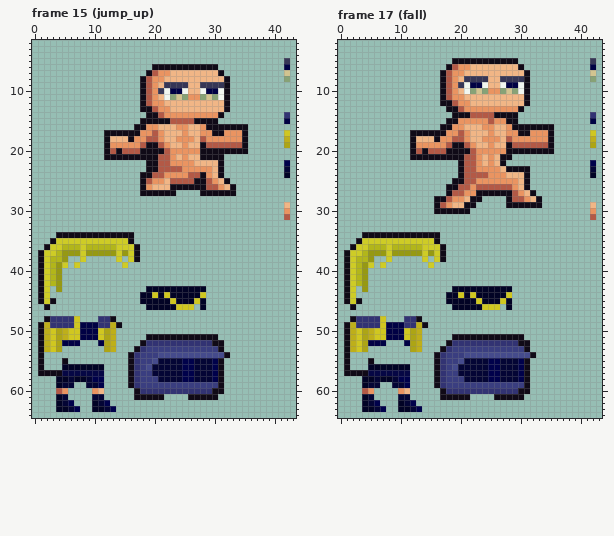
Pixel-art file, stored at gamedev.tv/character/Aula02/BKWSisterAnimation_wIndexed.aseprite. That is the earlier state.
48x80 pixels, 24 frames. Shown: frame 15 (jump_up): x 0..43, y 2..64; frame 17 (fall): x 0..43, y 2..64. The commit also changed other frames, which this record leaves out.
Now the later version:
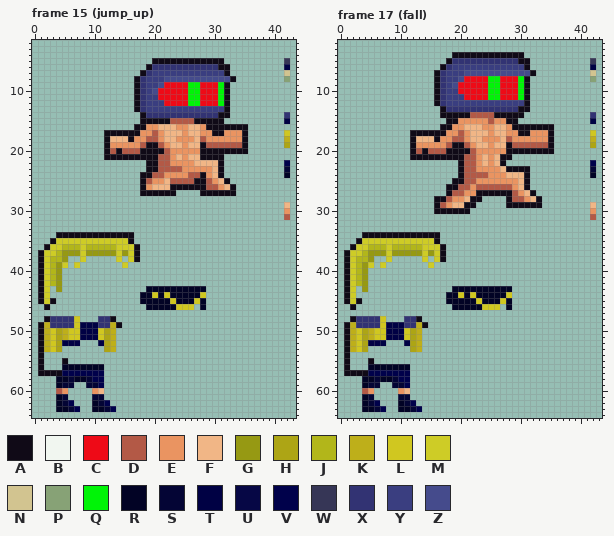
Palette (. is transparent): A #100a17  B #f1f6f0  C #ee0a17  D #b35946  E #ea9461  F #f1b686  G #969913  H #ada515  J #b2b61a  K #beaf1a  L #d0c720  M #cecc26  N #d2c490  P #87a276  Q #00f407  R #020325  S #040535  T #000144  U #060745  V #00014b  W #363656  X #323373  Y #3a3e80  Z #454b8c
The commit says: antes de mergir cor do capacete com jaqueta
Changes in this commit:
layer "helmet" now shown
--- frame 15 (jump_up), layers "helmet", "palette"
@@ x 15..35 @@
  4 .....................
- 5 .....................
- 6 .....AAAAAAAAAAA.....
- 7 ....ADEEFFFFFFFFA....
- 8 ...ADEEFFFFFFFFFFA...
- 9 ...ADEFWWWWFFWWWWA...
-10 ...ADEWBTTBFFBTTBA...
-11 ...ADEFBPNPEEPNPBA...
-12 ...ADEEFFFFFFFFFFA...
-13 ...AADEEFFFFFFFFFA...
-14 ....AADEEEEEEEEEA....
-15 ...AAAAADDDDAAAA.....
+ 5 .....AAAAAAAAAAAA....
+ 6 ....AXXXXXXXXXXXAA...
+ 7 ...AXYYYYYYYYYYYYA...
+ 8 ..AXYYYZZZZZZZZZZZA..
+ 9 ..AXYYZCCCCQQCCCQA...
+10 ..AXYZCCCCCQQCCCQA...
+11 ..AXYYCCCCCQQCCCQA...
+12 ..AXYYYCCCCQQCCCQA...
+13 ..AXYYYYYYYYYYYYYA...
+14 ...AXXXXXXXXXXXXAA...
+15 ...AAAAADDDDAAAAA....
 16 ..AAEEFFFEEFFEAAAAAAA
@@ x 0..43 @@
 50 .AKLHKLLTTTLHK..............................
-51 .AKLHKLLTTTLHK.....AAAAAAAAAAAA.............
-52 .AKLHTTT...THK....AXXXXXXXXXXXAA............
-53 .AKLH.......HK...AXYYYYYYYYYYYYA............
-54 .A..............AXYYYZZZZZZZZZZZA...........
-55 .A...A..........AXYYZSSSSVVSSSVA............
-56 .A...RRRRRRR....AXYZSSSSSVVSSSVA............
-57 .AAAAUUUUUUU....AXYYSSSSSVVSSSVA............
-58 ....RRSRRSVV....AXYYYSSSSVVSSSVA............
-59 ....RSS..SSV....AXYYYYYYYYYYYYYA............
-60 ....DE....EF.....AXXXXXXXXXXXXAA............
-61 ....RS....SS.....AAAAA....AAAAA.............
+51 .AKLHKLLTTTLHK..............................
+52 .AKLHTTT...THK..............................
+53 .AKLH.......HK..............................
+54 .A..........................................
+55 .A...A......................................
+56 .A...RRRRRRR................................
+57 .AAAAVVVVVVV................................
+58 ....RRSRRSVV................................
+59 ....RSS..SSV................................
+60 ....DE....EF................................
+61 ....RS....SS................................
 62 ....RSV...RSV...............................
--- frame 17 (fall), layers "helmet", "palette"
@@ x 14..34 @@
  3 .....................
- 4 .....................
- 5 .....AAAAAAAAAAA.....
- 6 ....ADEEFFFFFFFFA....
- 7 ...ADEEFFFFFFFFFFA...
- 8 ...ADEFWWWWFFWWWWA...
- 9 ...ADEWBTTBFFBTTBA...
-10 ...ADEFBPNPEEPNPBA...
-11 ...ADEEFFFFFFFFFFA...
-12 ...AADEEFFFFFFFFFA...
-13 ....AADEEEEEEEEEA....
-14 .....AAADDDDAAAA.....
+ 4 .....AAAAAAAAAAAA....
+ 5 ....AXXXXXXXXXXXAA...
+ 6 ...AXYYYYYYYYYYYYA...
+ 7 ..AXYYYZZZZZZZZZZZA..
+ 8 ..AXYYZCCCCQQCCCQA...
+ 9 ..AXYZCCCCCQQCCCQA...
+10 ..AXYYCCCCCQQCCCQA...
+11 ..AXYYYCCCCQQCCCQA...
+12 ..AXYYYYYYYYYYYYYA...
+13 ...AXXXXXXXXXXXXAA...
+14 ...AAAAADDDDAAAAA....
 15 ....AAEEEEEDEEAA.....
@@ x 0..43 @@
 50 .AKLHKLLTTTLHK..............................
-51 .AKLHKLLTTTLHK.....AAAAAAAAAAAA.............
-52 .AKLHTTT...THK....AXXXXXXXXXXXAA............
-53 .AKLH.......HK...AXYYYYYYYYYYYYA............
-54 .A..............AXYYYZZZZZZZZZZZA...........
-55 .A...A..........AXYYZSSSSVVSSSVA............
-56 .A...RRRRRRR....AXYZSSSSSVVSSSVA............
-57 .AAAAUUUUUUU....AXYYSSSSSVVSSSVA............
-58 ....RRSRRSVV....AXYYYSSSSVVSSSVA............
-59 ....RSS..SSV....AXYYYYYYYYYYYYYA............
-60 ....DE....EF.....AXXXXXXXXXXXXAA............
-61 ....RS....SS.....AAAAA....AAAAA.............
+51 .AKLHKLLTTTLHK..............................
+52 .AKLHTTT...THK..............................
+53 .AKLH.......HK..............................
+54 .A..........................................
+55 .A...A......................................
+56 .A...RRRRRRR................................
+57 .AAAAVVVVVVV................................
+58 ....RRSRRSVV................................
+59 ....RSS..SSV................................
+60 ....DE....EF................................
+61 ....RS....SS................................
 62 ....RSV...RSV...............................
Boxes around the changes in both pictures, in picture pixels (x1, y1, x2, y2):
changed: (134, 58, 236, 124)
erased: (128, 334, 230, 400)
changed: (62, 370, 104, 376)
changed: (434, 52, 536, 118)
erased: (434, 334, 536, 400)
changed: (368, 370, 410, 376)
